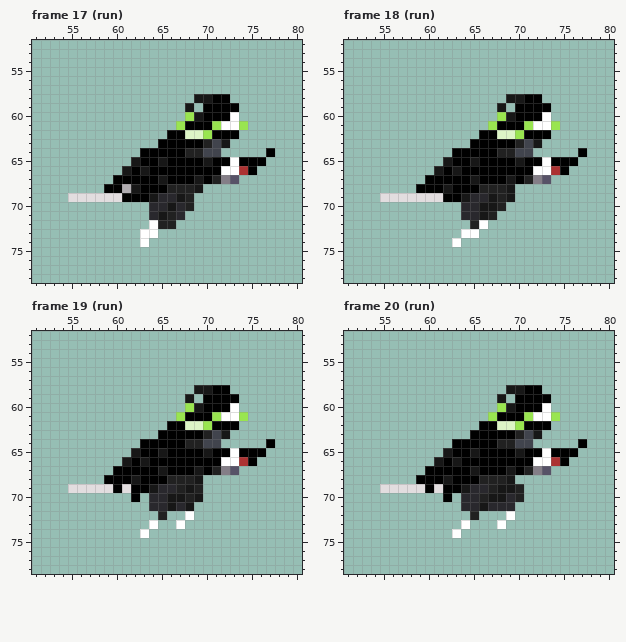
Two states of a pixel-art file, animan/characters/main-character.aseprite. Above is the file before it was changed.
124x124 pixels, 28 frames. Shown: frame 17 (run): x 51..80, y 52..78; frame 18 (run): x 51..80, y 52..78; frame 19 (run): x 51..80, y 52..78; frame 20 (run): x 51..80, y 52..78.
After the commit:
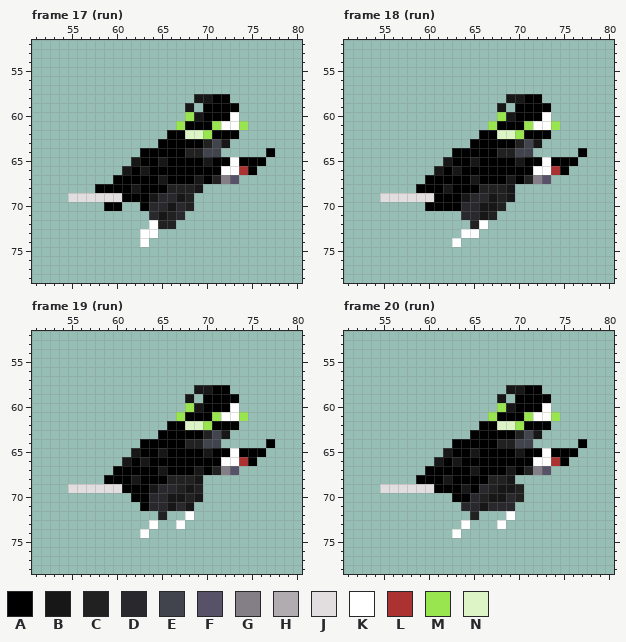
Palette (. is transparent): A #000000  B #171717  C #212121  D #29282d  E #41444d  F #575267  G #847e87  H #b0acb0  J #e2dddf  K #ffffff  L #ac3232  M #99e550  N #ddf5c6
From the commit log: updated cloak running animation of a few frames
From old to new:
--- frame 17 (run), layer "char7 v2/cloak"
@@ x 56..65 @@
 67 ....AAAAAB
-68 ...AAHBAAA
+68 ..AAAABAAA
 69 JJJJJAAABD
-70 ........DD
+70 ...AA..ADD
 71 ........DB
--- frame 18 (run), layer "char7 v2/cloak"
@@ x 58..65 @@
 68 .AAABAAA
-69 JJJJAABD
-70 ......DD
+69 JJJAAABD
+70 ..AAAADD
 71 ......DD
--- frame 19 (run), layer "char7 v2/cloak"
@@ x 58..65 @@
 68 .AAABAAA
-69 JJAJAABD
-70 ....A.DD
-71 ......DD
+69 JJJAAABD
+70 ....AADD
+71 .....ADD
 72 .......C
--- frame 20 (run), layer "char7 v2/cloak"
@@ x 58..68 @@
 67 ..AAAAABAAA
-68 .AAABAAACCC
-69 JJAJAABDDCB
-70 ....A.DDCBB
+68 .AAABAAAACC
+69 JJJAAABADCB
+70 .....AADCBB
 71 ......DDBDD
Pixel boxes of the changes (left, top, right, bottom) in both pictures:
changed: (95, 184, 149, 211)
changed: (425, 193, 461, 211)
changed: (113, 484, 149, 511)
changed: (425, 475, 488, 502)
